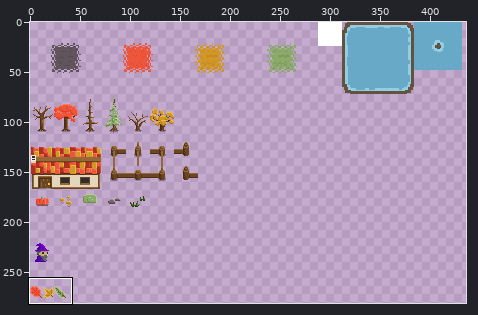
File history of a sprite sheet, assets/textures/sprites.png. The picture above shows the old version from afar; the outline marks the close-up.
Close-up. Before the commit:
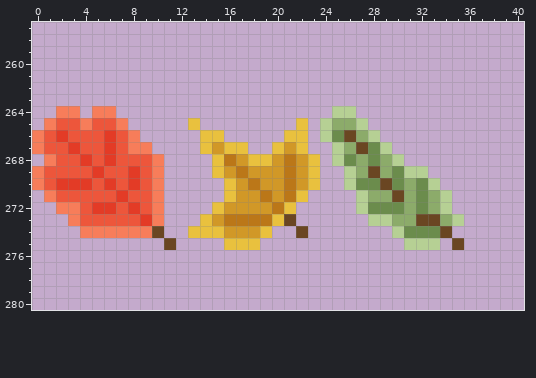
The file is 512x512 pixels. Colours within 5 levels of each other are drawn and written as one. Shown: x 0..40, y 257..280. The wide view leaves out empty margins.
After:
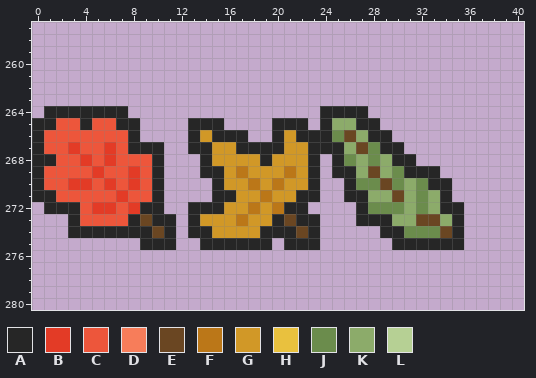
Palette (. is transparent): A #262626  B #e33b26  C #ed563b  D #f77d5a  E #6a4622  F #bb7718  G #d19827  H #e9c13e  J #6b8c4c  K #8cab6a  L #b6d094
Edits made:
{"y":264,"x":1,"old":".DD.DD.","new":"AAAAAAA"}
{"y":264,"x":24,"old":".LL.","new":"AAAA"}
{"y":265,"x":0,"old":".D","new":"AA"}
{"y":265,"x":4,"old":"D","new":"A"}
{"y":265,"x":7,"old":"D.","new":"AA"}
{"y":265,"x":13,"old":"H..","new":"AAA"}
{"y":265,"x":20,"old":"..H","new":"AAA"}
{"y":265,"x":24,"old":"L","new":"A"}
{"y":265,"x":27,"old":"L.","new":"AA"}
{"y":266,"x":0,"old":"D","new":"A"}
{"y":266,"x":2,"old":"B","new":"C"}
{"y":266,"x":6,"old":"B","new":"C"}
{"y":266,"x":8,"old":"D","new":"A"}
{"y":266,"x":13,"old":".HH..","new":"AGAAA"}
{"y":266,"x":20,"old":".HH.L","new":"AGAAA"}
{"y":266,"x":28,"old":"L.","new":"AA"}
{"y":267,"x":0,"old":"D","new":"A"}
{"y":267,"x":8,"old":"DD.","new":"AAA"}
{"y":267,"x":13,"old":".H","new":"AA"}
{"y":267,"x":16,"old":"HH..H","new":"GAAAA"}
{"y":267,"x":22,"old":"H..L","new":"GAAA"}
{"y":267,"x":29,"old":"L.","new":"AA"}
{"y":268,"x":0,"old":".D","new":"AA"}
{"y":268,"x":10,"old":"D","new":"A"}
{"y":268,"x":14,"old":".HF","new":"AGG"}
{"y":268,"x":18,"old":"HH","new":"GA"}
{"y":268,"x":21,"old":"F","new":"G"}
{"y":268,"x":23,"old":"H","new":"A"}
{"y":268,"x":25,"old":"L","new":"A"}
{"y":268,"x":30,"old":"L.","new":"AA"}
{"y":269,"x":0,"old":"D","new":"A"}
{"y":269,"x":10,"old":"D","new":"A"}
{"y":269,"x":14,"old":".H","new":"AA"}
{"y":269,"x":23,"old":"H","new":"A"}
{"y":269,"x":25,"old":".L","new":"AA"}
{"y":269,"x":31,"old":"LL.","new":"AAA"}
{"y":270,"x":0,"old":"D","new":"A"}
{"y":270,"x":2,"old":"B","new":"C"}
{"y":270,"x":10,"old":"D","new":"A"}
{"y":270,"x":15,"old":".H","new":"AG"}
{"y":270,"x":20,"old":"GF","new":"FG"}
{"y":270,"x":23,"old":"H","new":"A"}
{"y":270,"x":26,"old":"L","new":"A"}
{"y":270,"x":33,"old":"L.","new":"AA"}
{"y":271,"x":0,"old":".D","new":"AA"}
{"y":271,"x":10,"old":"D","new":"A"}
{"y":271,"x":15,"old":".H","new":"AA"}
{"y":271,"x":21,"old":"FH.","new":"GAA"}
{"y":271,"x":26,"old":".L","new":"AA"}
{"y":271,"x":34,"old":"L","new":"A"}
{"y":272,"x":1,"old":".DD","new":"AAA"}
{"y":272,"x":9,"old":"CD","new":"AA"}
{"y":272,"x":13,"old":"..H","new":"AAA"}
{"y":272,"x":18,"old":"G","new":"F"}
{"y":272,"x":21,"old":"H.","new":"AA"}
{"y":272,"x":27,"old":"L","new":"A"}
{"y":272,"x":34,"old":"L.","new":"AA"}
{"y":273,"x":3,"old":"D","new":"A"}
{"y":273,"x":8,"old":"CBD.","new":"AEAA"}
{"y":273,"x":13,"old":".H","new":"AG"}
{"y":273,"x":16,"old":"F","new":"G"}
{"y":273,"x":18,"old":"FFH","new":"GGA"}
{"y":273,"x":22,"old":"..","new":"AA"}
{"y":273,"x":27,"old":".LL","new":"AAA"}
{"y":273,"x":35,"old":"L","new":"A"}
{"y":274,"x":3,"old":".DDDDDD","new":"AAAAAAA"}
{"y":274,"x":11,"old":".","new":"A"}
{"y":274,"x":13,"old":"HHH","new":"AAG"}
{"y":274,"x":19,"old":"H..","new":"AAA"}
{"y":274,"x":23,"old":".","new":"A"}
{"y":274,"x":29,"old":".L","new":"AA"}
{"y":274,"x":35,"old":".","new":"A"}
{"y":275,"x":9,"old":"..E","new":"AAA"}
{"y":275,"x":14,"old":"..HHH.","new":"AAAAAA"}
{"y":275,"x":21,"old":"...","new":"AAA"}
{"y":275,"x":30,"old":".LLL.E","new":"AAAAAA"}
{"label":"changed","picture_box":[32,106,464,250]}
